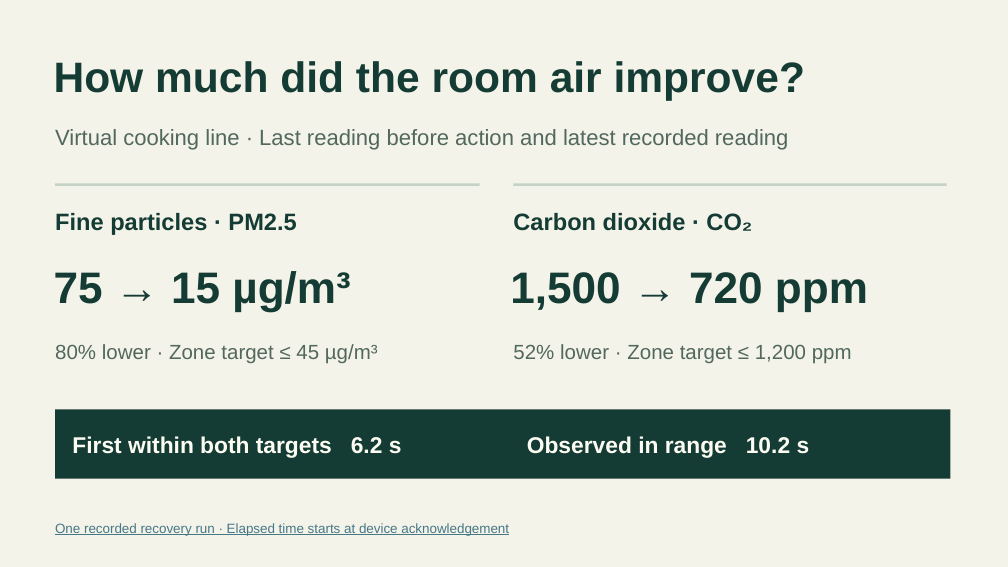
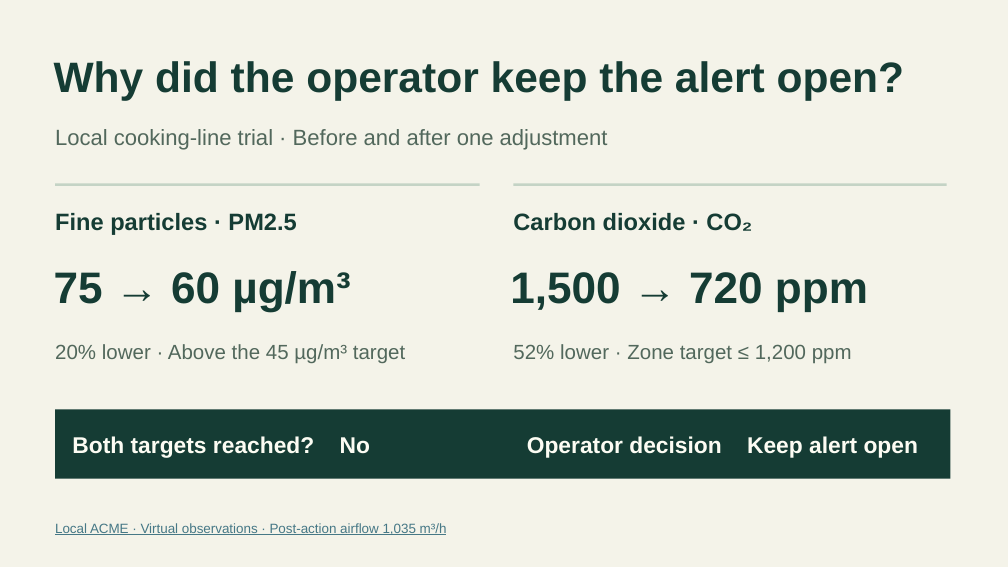
Before and after one commit to openSoom/openSoom, a slide deck: slide 3 of deliverables/presentation/openSoom-evaluation.pptx. Drawn at 1008x567 pixels with LibreOffice and Linux fonts; fonts in the diff are those of the drawing. Boxes give left, top, right and bottom in pixels: in the first picture for what was removed or moved away, otherwise in the second. Text is boxed around its words. In the diff, an @@ line names an element or a change of style, - is before the commit and + after.

Commit message:
Show the two ventilation decisions and ship the evaluation kit

```diff
--- a/deliverables/presentation/openSoom-evaluation.pptx
+++ b/deliverables/presentation/openSoom-evaluation.pptx
@@ text at (54, 61, 905, 100): text changed @@
-How much did the room air improve?
+Why did the operator keep the alert open?
@@ text at (55, 129, 608, 150): text changed @@
-Virtual cooking line · Last reading before action and latest recorded reading
+Local cooking-line trial · Before and after one adjustment
@@ text at (54, 271, 350, 311): text changed @@
-75 → 15 µg/m³
+75 → 60 µg/m³
@@ text at (55, 344, 405, 364): text changed @@
-80% lower · Zone target ≤ 45 µg/m³
+20% lower · Above the 45 µg/m³ target
@@ text at (72, 436, 370, 458): text changed @@
-First within both targets 6.2 s
+Both targets reached? No
@@ text at (527, 436, 918, 458): text changed @@
-Observed in range 10.2 s
+Operator decision Keep alert open
@@ text at (55, 523, 447, 535): text changed @@
-One recorded recovery run · Elapsed time starts at device acknowledgement
+Local ACME · Virtual observations · Post-action airflow 1,035 m³/h
```
Also in this commit, not shown: 4 other slides changed, 1 slide added, 1 slide removed, 37 other files.
